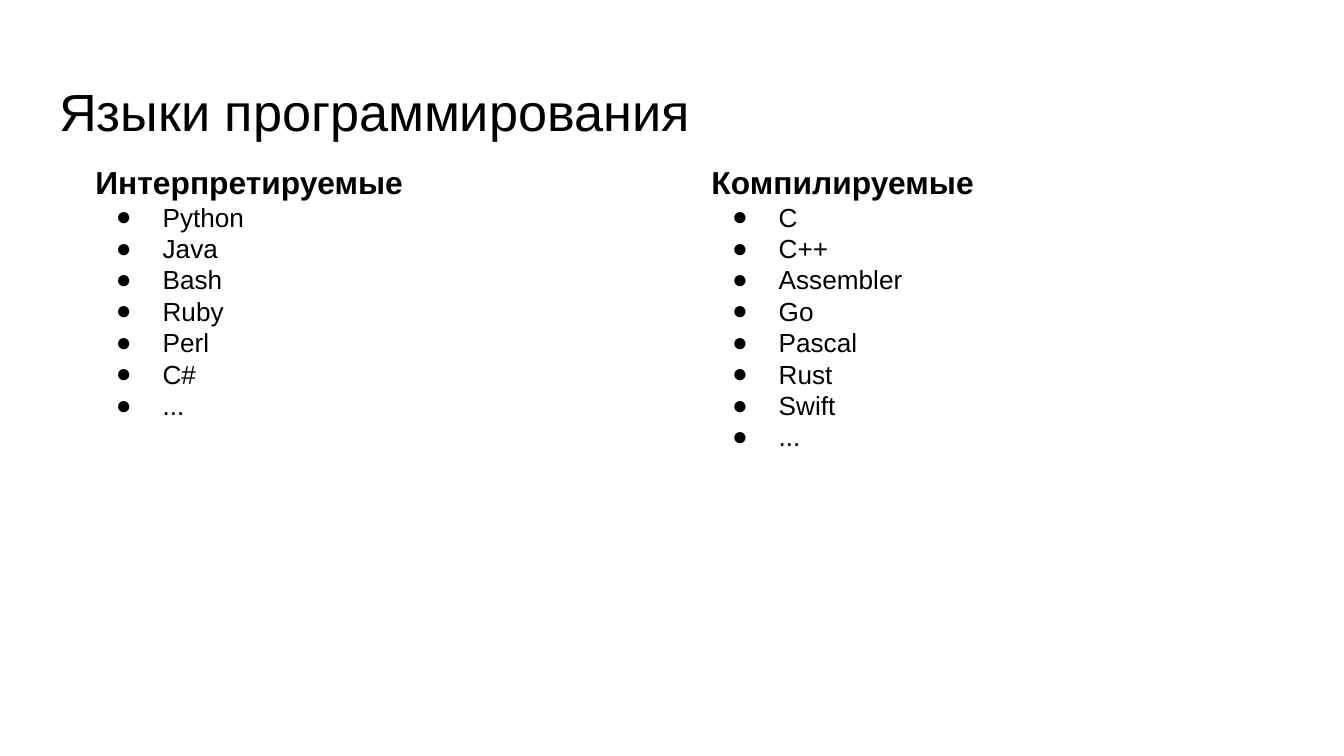
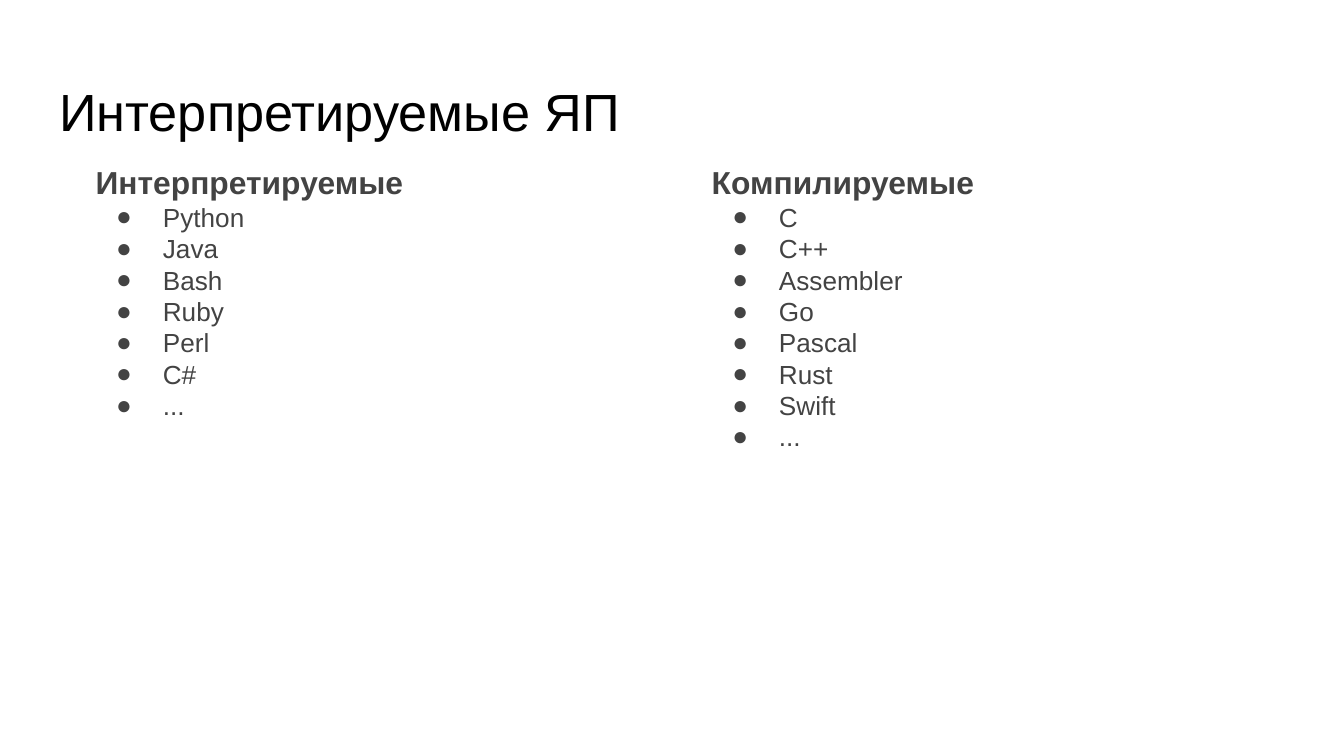
Before and after one commit to skhayrulin/python_course, a slide deck: slide 19 of lecture/Lecture1.pptx (slide 9 before the commit). Drawn at 1344x756 pixels with LibreOffice and Linux fonts; fonts in the diff are those of the drawing. Boxes give left, top, right and bottom in pixels: in the first picture for what was removed or moved away, otherwise in the second. Text is boxed around its words. In the diff, an @@ line names an element or a change of style, - is before the commit and + after.

```diff
--- a/lecture/Lecture1.pptx
+++ b/lecture/Lecture1.pptx
@@ title at bbox=[59, 95, 620, 141]: text changed @@
-Языки программирования
+Интерпретируемые ЯП
@@ text "Интерпретируемые" at bbox=[96, 172, 403, 385]: text colour #000000 to #434343; bullet colour #000000 to #434343 @@
@@ text "Компилируемые" at bbox=[712, 172, 974, 416]: text colour #000000 to #434343; bullet colour #000000 to #434343 @@
```
Also in this commit, not shown: 9 other slides changed, 22 slides added, 3 slides removed, 1 other file.
